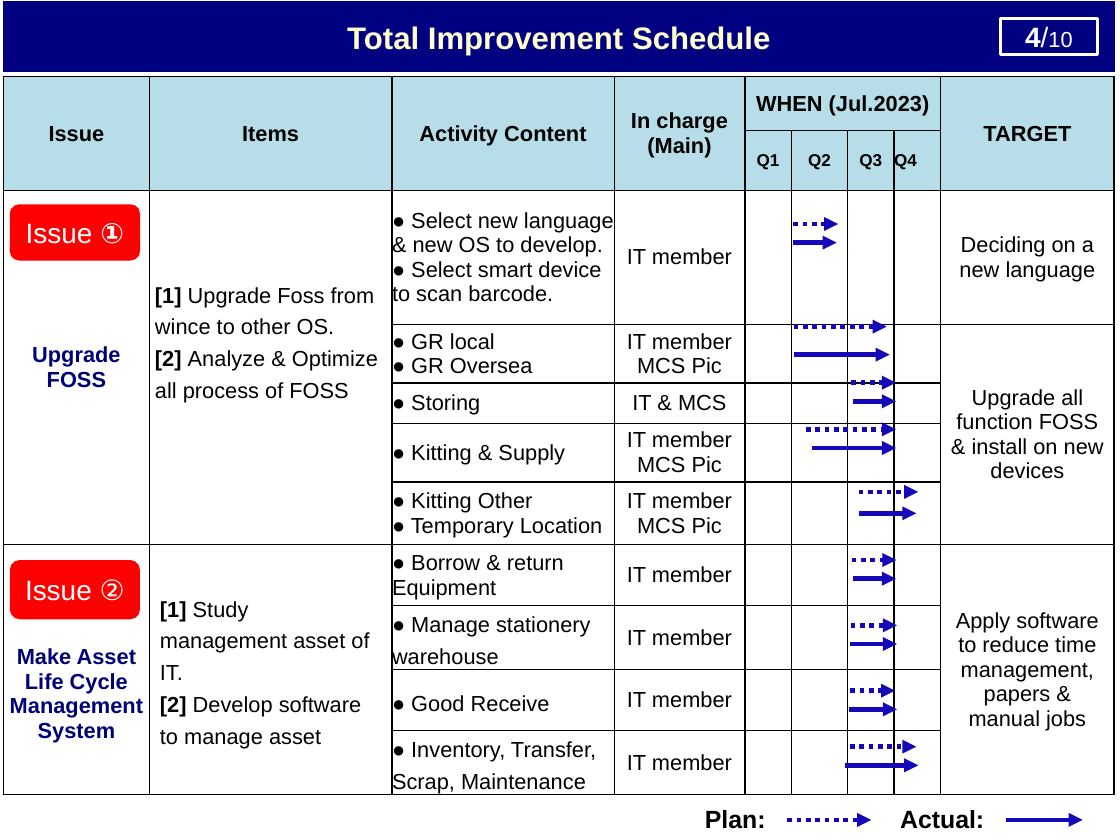
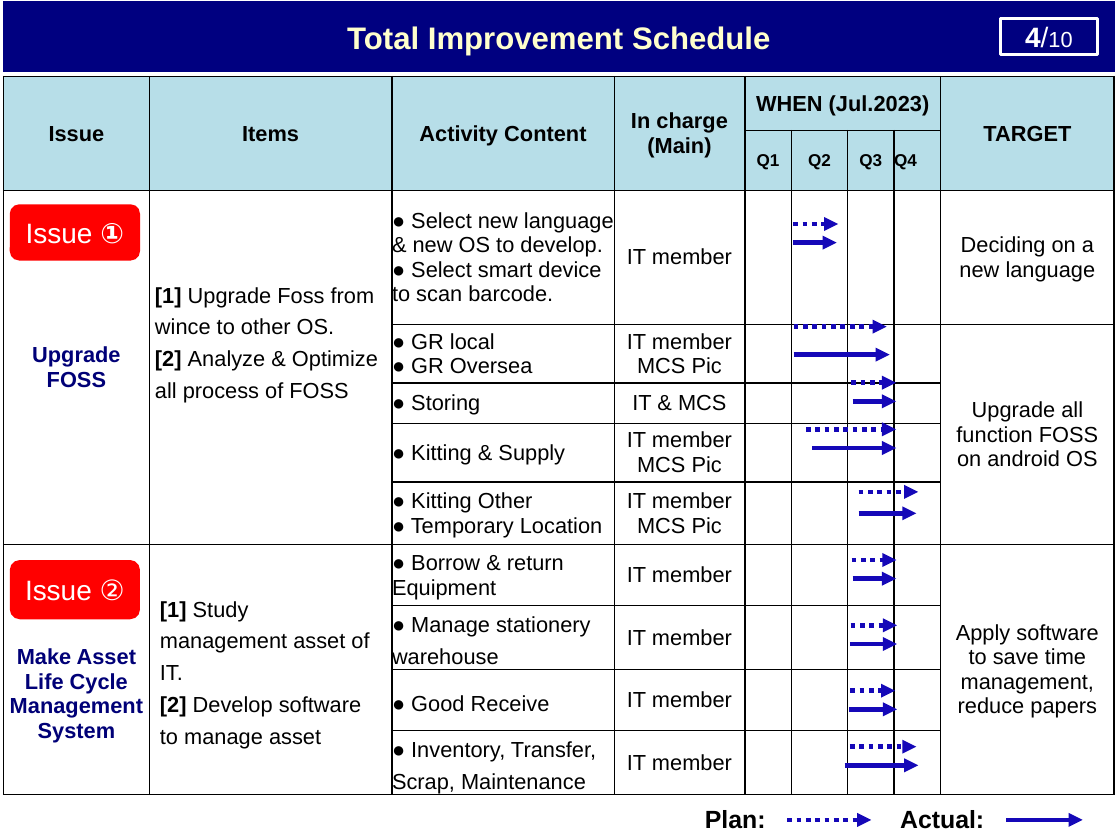
Before and after one commit to thietbicongnghevietnam/ReportPSNV, a slide deck: slide 5 of Report_test.pptx. Drawn at 1120x840 pixels with LibreOffice and Linux fonts; fonts in the diff are those of the drawing. Boxes give left, top, right and bottom in pixels: in the first picture for what was removed or moved away, otherwise in the second. Text is boxed around its words. In the diff, an @@ line names an element or a change of style, - is before the commit and + after.

```diff
--- a/Report_test.pptx
+++ b/Report_test.pptx
@@ table at <box>3,76,1116,798</box> @@
-row 4, column 9: Upgrade all function FOSS & install on new devices
+row 4, column 9: Upgrade all function FOSS on android OS
-row 8, column 9: Apply software to reduce time management, papers & manual jobs
+row 8, column 9: Apply software to save time management, reduce papers
```
Also in this commit, not shown: 5 other slides changed, 1 other file.
